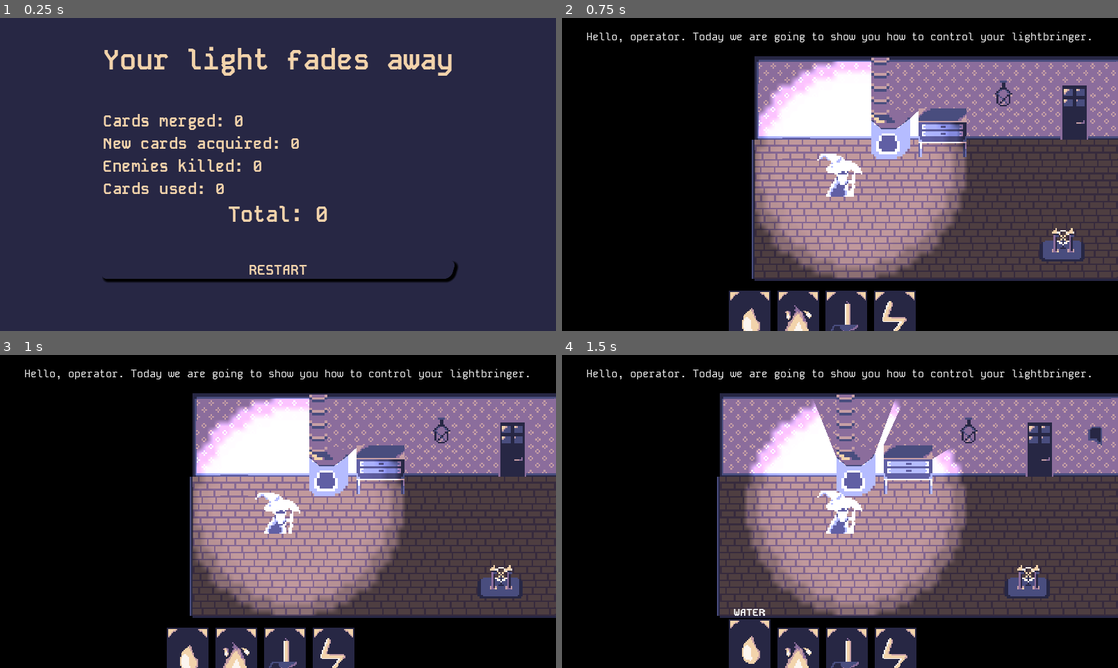
Above: before the commit, frames 1-4 (two rows, left to right).
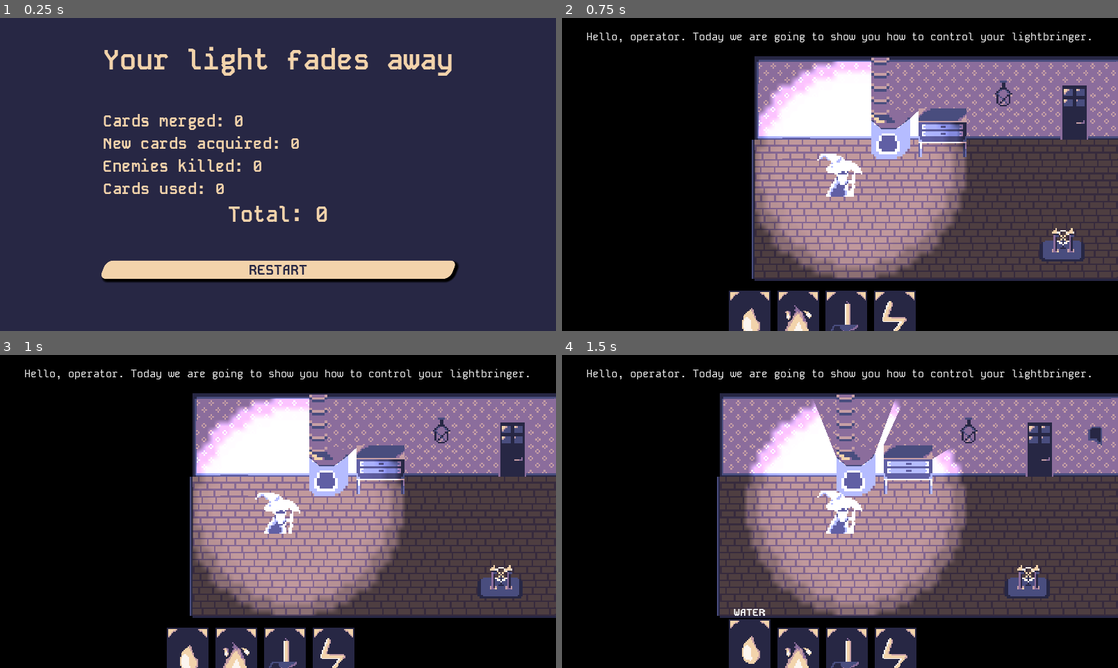
Above: after the commit, the same moments.

Repository: Salach-Malejkum/pirate-software
Game: Godot game, scene res://Scenes/end_score.tscn
Two runs of this game, one before a commit and one after it. Both use one fixed random seed, a clock stepped at 60 frames per second and the inputs below. This scene is started directly instead of the project's main scene.
Inputs (mouse positions are in pixels of both pictures, inside the frame that each line leads up to):
- Up to frame 1 (0.25 s): no input
- Up to frame 2 (0.75 s): click "RESTART" at 0.5 s
- Up to frame 3 (1 s): no input
- Up to frame 4 (1.5 s): move the mouse to (751, 658) at 1.27 s; hold D (move_right) from 1.28 s (still down); tap E (open_door) at 1.35 s; click (751, 658) at 1.42 s

The runs differ from the first frame. In frame 1, 3.6% of the frame differs, in the area x 18-82%, y 77-84%; in frame 2, nothing differs; in frame 3, nothing differs; in frame 4, nothing differs.

Commit message:
change button style

Diff:
--- a/Scenes/end_score.tscn
+++ b/Scenes/end_score.tscn
@@ -1,11 +1,41 @@
-[gd_scene load_steps=6 format=3 uid="uid://dhf36hlemaiir"]
+[gd_scene load_steps=7 format=3 uid="uid://dhf36hlemaiir"]
 
 [ext_resource type="FontFile" uid="uid://b3h400kk2q3w3" path="res://ArtAssets/Fonts/KodeMono-Bold.ttf" id="1_k527e"]
 [ext_resource type="Script" path="res://Scripts/end_score.gd" id="1_rvrnu"]
-[ext_resource type="StyleBox" uid="uid://bvur6kg07qs48" path="res://StyleBoxes/menu_buttons_normal.tres" id="2_f1n0v"]
-[ext_resource type="StyleBox" uid="uid://dcffcrd0ebmhd" path="res://StyleBoxes/menu_buttons_hover.tres" id="3_mprgw"]
 
 [sub_resource type="CanvasTexture" id="CanvasTexture_sogpl"]
+
+[sub_resource type="StyleBoxFlat" id="StyleBoxFlat_kfnxn"]
+bg_color = Color(0.94902, 0.827451, 0.670588, 1)
+skew = Vector2(0.4, 0)
+corner_radius_top_left = 15
+corner_radius_top_right = 15
+corner_radius_bottom_right = 15
+corner_radius_bottom_left = 15
+shadow_color = Color(0, 0, 0, 1)
+shadow_size = 5
+shadow_offset = Vector2(5, 5)
+
+[sub_resource type="StyleBoxFlat" id="StyleBoxFlat_5vp4n"]
+bg_color = Color(0.984314, 0.960784, 0.937255, 1)
+skew = Vector2(0.4, 0)
+corner_radius_top_left = 15
+corner_radius_top_right = 15
+corner_radius_bottom_right = 15
+corner_radius_bottom_left = 15
+shadow_size = 5
+shadow_offset = Vector2(5, 5)
+
+[sub_resource type="StyleBoxFlat" id="StyleBoxFlat_f7ao5"]
+bg_color = Color(0.152941, 0.152941, 0.266667, 1)
+skew = Vector2(0.3, 0)
+corner_radius_top_left = 15
+corner_radius_top_right = 15
+corner_radius_bottom_right = 15
+corner_radius_bottom_left = 15
+shadow_color = Color(0, 0, 0, 0.972549)
+shadow_size = 5
+shadow_offset = Vector2(5, 5)
 
 [node name="EndScore" type="Control"]
 layout_mode = 3
@@ -98,13 +128,13 @@
 
 [node name="Restart" type="Button" parent="MarginContainer/VBoxContainer/MarginContainer"]
 layout_mode = 2
-theme_override_colors/font_color = Color(0.94902, 0.827451, 0.670588, 1)
-theme_override_colors/font_hover_color = Color(0.984314, 0.960784, 0.937255, 1)
+theme_override_colors/font_color = Color(0.152941, 0.152941, 0.266667, 1)
+theme_override_colors/font_hover_color = Color(0.545098, 0.427451, 0.611765, 1)
 theme_override_fonts/font = ExtResource("1_k527e")
 theme_override_font_sizes/font_size = 32
-theme_override_styles/normal = ExtResource("2_f1n0v")
-theme_override_styles/hover = ExtResource("3_mprgw")
-theme_override_styles/pressed = ExtResource("2_f1n0v")
+theme_override_styles/normal = SubResource("StyleBoxFlat_kfnxn")
+theme_override_styles/hover = SubResource("StyleBoxFlat_5vp4n")
+theme_override_styles/pressed = SubResource("StyleBoxFlat_f7ao5")
 text = "RESTART"
 
 [connection signal="pressed" from="MarginContainer/VBoxContainer/MarginContainer/Restart" to="." method="_on_restart_pressed"]
